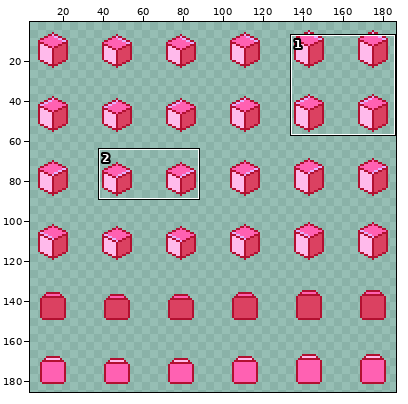
Two versions of one sprite sheet, src/assets/cube-angle.png. The first picture is a wide view before the edit; the outline marks the close-up.
Close-up. Earlier state:
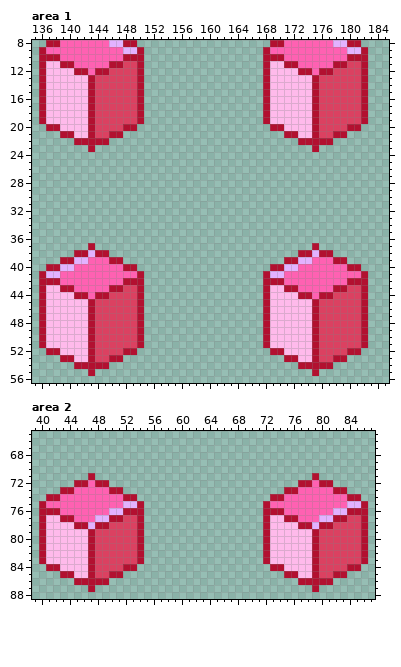
The file is 192x192 pixels. Shown: area 1: x 135..185, y 8..56; area 2: x 39..87, y 65..88. The wide view leaves out empty margins. The commit also changed other parts of the picture, which this record leaves out.
Now the later version:
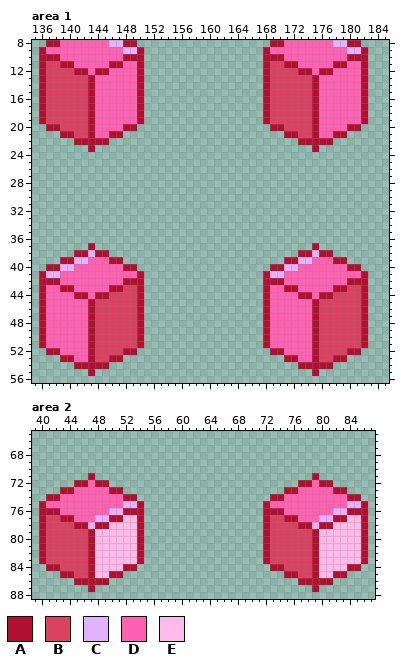
Palette (. is transparent): A #b21030  B #db4161  C #e3b2ff  D #ff61b2  E #ffbaeb
Diff:
Area 1:
The edit turns colour E into colour B in row 11 at x 137 to 138 and 169 to 170; in row 12 at x 137 to 140 and 169 to 172; in rows 13 to 19 at x 137 to 142 and 169 to 174; in row 20 at x 139 to 142 and 171 to 174; in row 21 at x 141 to 142 and 173 to 174.
The edit turns colour B into colour D in row 11 at x 148 to 149 and 180 to 181; in row 12 at x 146 to 149 and 178 to 181; in rows 13 to 19 at x 144 to 149 and 176 to 181; in row 20 at x 144 to 147 and 176 to 179; in row 21 at x 144 to 145 and 176 to 177.
The edit turns colour E into colour D in row 43 at x 137 to 138 and 169 to 170; in row 44 at x 137 to 140 and 169 to 172; in rows 45 to 51 at x 137 to 142 and 169 to 174; in row 52 at x 139 to 142 and 171 to 174; in row 53 at x 141 to 142 and 173 to 174.
Area 2:
The edit turns colour E into colour B in row 77 at x 41 to 42 and 73 to 74; in row 78 at x 41 to 44 and 73 to 76; in rows 79 to 83 at x 41 to 46 and 73 to 78; in row 84 at x 43 to 46 and 75 to 78; in row 85 at x 45 to 46 and 77 to 78.
The edit turns colour B into colour E in row 77 at x 52 to 53 and 84 to 85; in row 78 at x 50 to 53 and 82 to 85; in rows 79 to 83 at x 48 to 53 and 80 to 85; in row 84 at x 48 to 51 and 80 to 83; in row 85 at x 48 to 49 and 80 to 81.
Boxes around the changes in both close-ups, in picture pixels (x1, y1, x2, y2):
changed: (46, 61, 137, 138)
changed: (270, 61, 361, 138)
changed: (46, 285, 88, 362)
changed: (270, 285, 312, 362)
changed: (46, 515, 137, 578)
changed: (270, 515, 361, 578)
